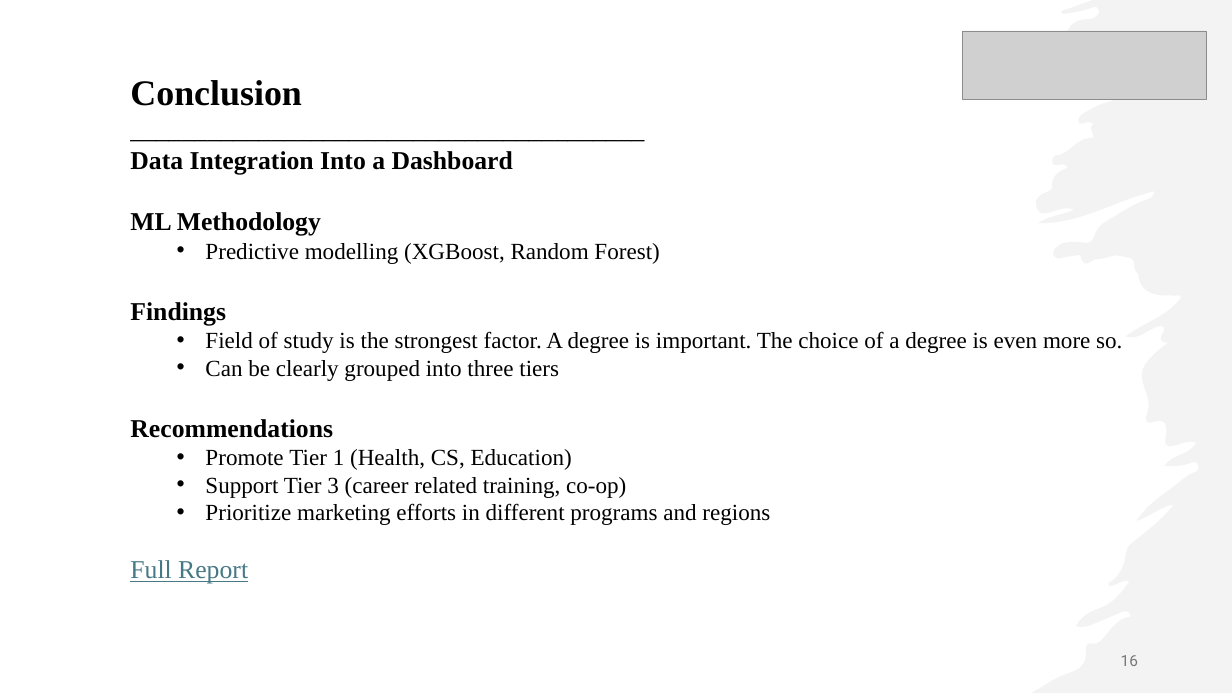
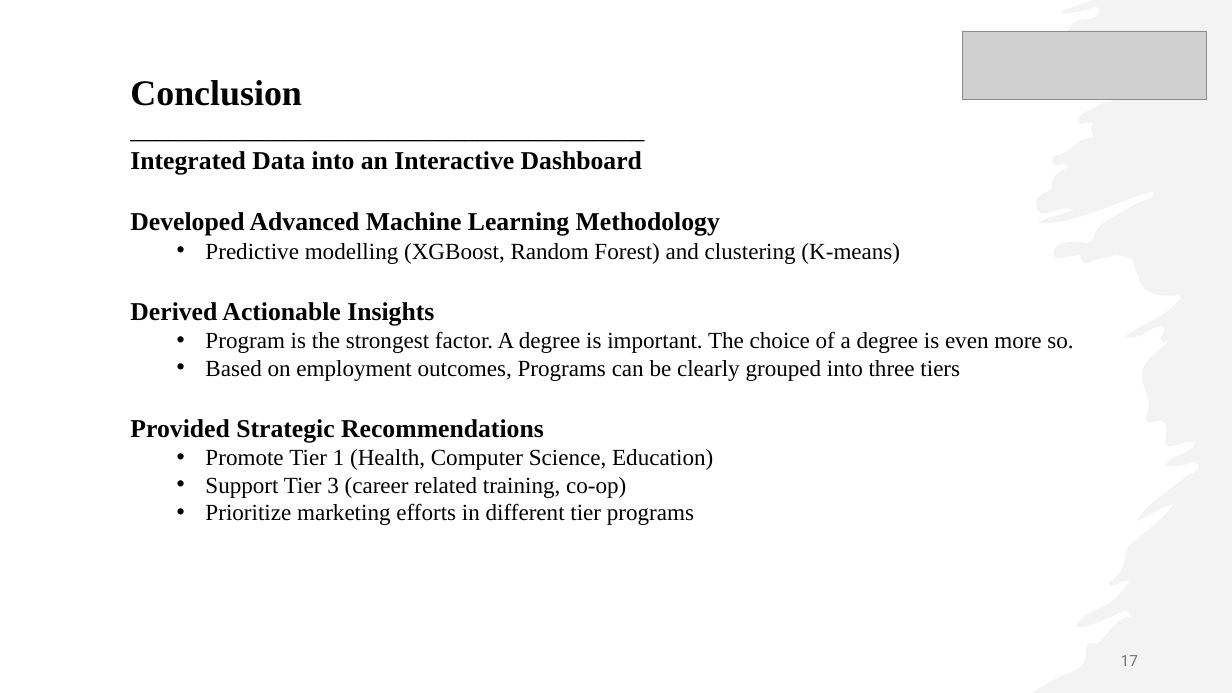
Before and after one commit to fuxima/Dal, a slide deck: slide 17 of NGS_ppt.pptx (slide 16 before the commit). Drawn at 1232x693 pixels with LibreOffice and Linux fonts; fonts in the diff are those of the drawing; grey boxes stand for pictures. Boxes give left, top, right and bottom in pixels: in the first picture for what was removed or moved away, otherwise in the second. Text is boxed around its words. In the diff, an @@ line names an element or a change of style, - is before the commit and + after.

```diff
--- a/NGS_ppt.pptx
+++ b/NGS_ppt.pptx
@@ text at box(130, 151, 1073, 470): text changed @@
-Data Integration Into a Dashboard
-ML Methodology
-  • Predictive modelling (XGBoost, Random Forest)
-Findings
-  • Field of study is the strongest factor. A degree is important. The choice of a degree is even more so.
-  • Can be clearly grouped into three tiers
-Recommendations
-  • Promote Tier 1 (Health, CS, Education)
+Integrated Data into an Interactive Dashboard
+Developed Advanced Machine Learning Methodology
+  • Predictive modelling (XGBoost, Random Forest) and clustering (K-means)
+Derived Actionable Insights
+  • Program is the strongest factor. A degree is important. The choice of a degree is even more so.
+  • Based on employment outcomes, Programs can be clearly grouped into three tiers
+Provided Strategic Recommendations
+  • Promote Tier 1 (Health, Computer Science, Education)
@@ text at box(205, 503, 694, 525): text changed @@
-  • Prioritize marketing efforts in different programs and regions
-Full Report
+  • Prioritize marketing efforts in different tier programs
@@ page number at box(1121, 655, 1138, 666): text changed @@
-16
+17
```
Also in this commit, not shown: 12 other slides changed, 1 slide added, 1 other file.
